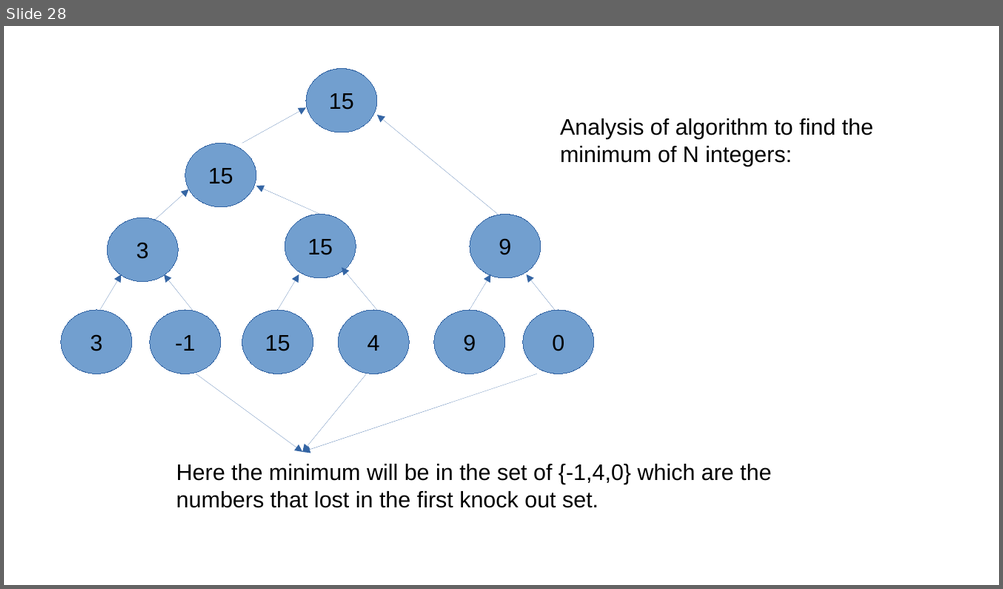
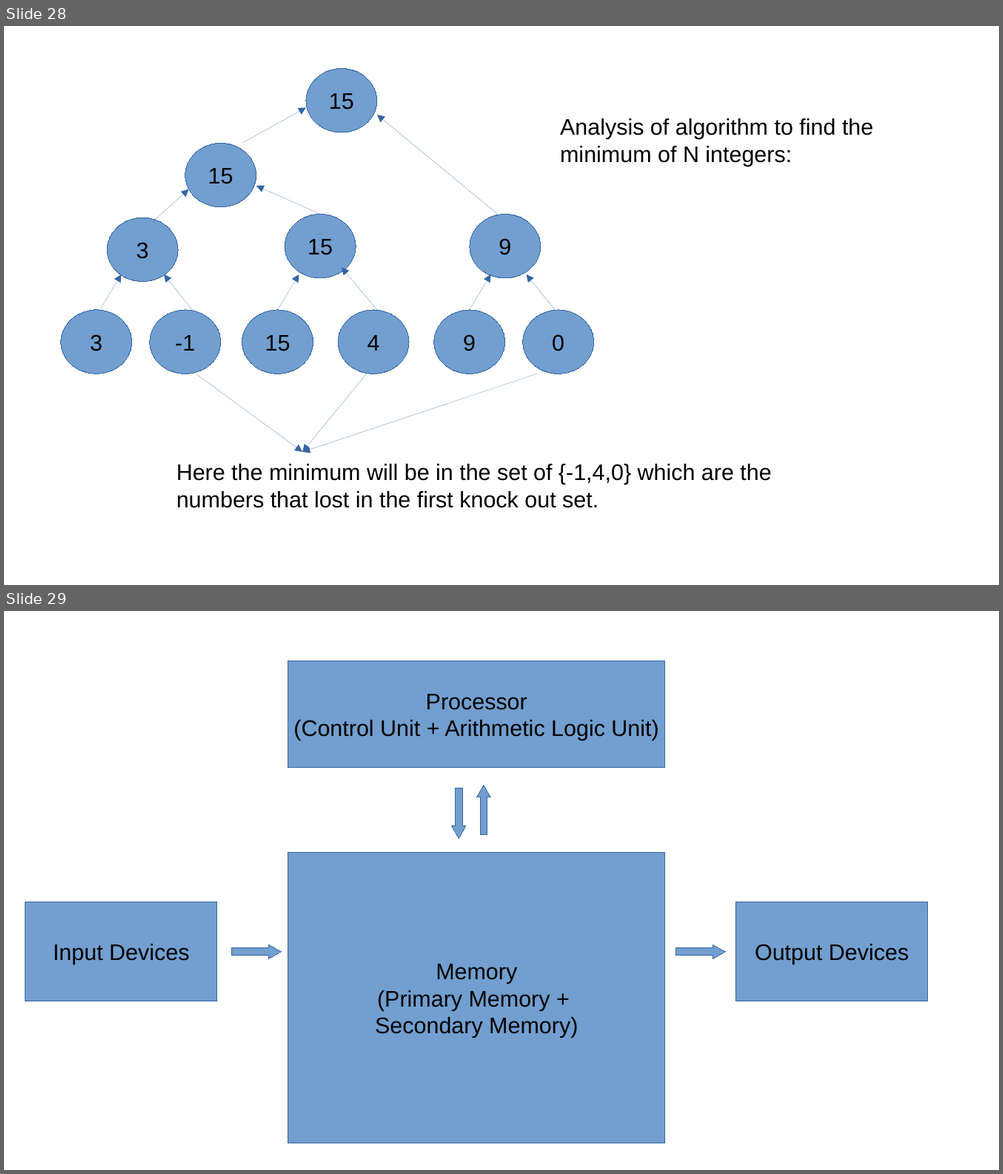
Before and after one commit to rajkumarananthu/workspace, a slide deck: GATE/images/gate_images.pptx. Shown one above the other, each under a label of ours: slide 28 before the commit, slides 28 and 29 after it. The pictures are 1003x589 and 1003x1174 pixels, drawn with LibreOffice and Linux fonts; fonts in the diff are those of the drawing. Boxes give left, top, right and bottom in pixels: in the first picture for what was removed or moved away, otherwise in the second. Text is boxed around its words. In the diff, an @@ line names an element or a change of style, - is before the commit and + after.

```diff
--- a/GATE/images/gate_images.pptx
+++ b/GATE/images/gate_images.pptx
@@ slide 29 added at (4, 611, 999, 1170), background #FFFFFF @@
@@ rectangle added at (288, 661, 665, 767), fill #729FCF, outline #3465A4 0.75 pt, 18 pt, text #000000 @@
+Processor
+(Control Unit + Arithmetic Logic Unit)
@@ freeform shape added at (477, 785, 492, 834), fill #729FCF, outline #3465A4 0.75 pt @@
@@ freeform shape added at (452, 789, 466, 838), fill #729FCF, outline #3465A4 0.75 pt @@
@@ rectangle added at (288, 853, 665, 1145), fill #729FCF, outline #3465A4 0.75 pt, 18 pt, text #000000 @@
+Memory
+(Primary Memory +
+Secondary Memory)
@@ rectangle added at (25, 903, 218, 1002), fill #729FCF, outline #3465A4 0.75 pt, 18 pt, text #000000 @@
+Input Devices
@@ rectangle added at (736, 903, 928, 1002), fill #729FCF, outline #3465A4 0.75 pt, 18 pt, text #000000 @@
+Output Devices
@@ freeform shape added at (231, 945, 281, 960), fill #729FCF, outline #3465A4 0.75 pt @@
@@ freeform shape added at (675, 945, 725, 960), fill #729FCF, outline #3465A4 0.75 pt @@
```
Also in this commit, not shown: 3 slides changed, 2 other files.
